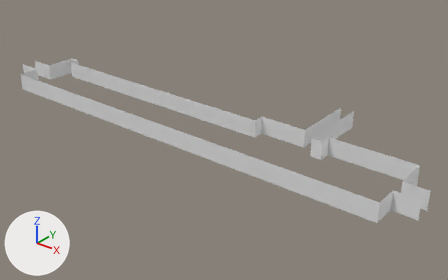
What one commit did to the OBJ model asset/3d/room/under_nmp/gg_aa_col.obj.
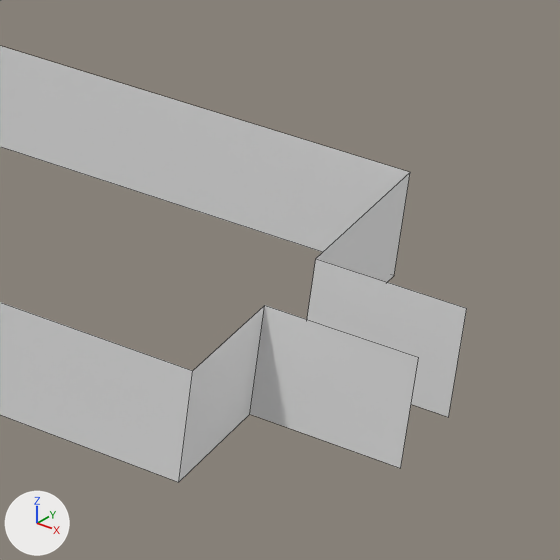
Old and new are each drawn whole from a 50 mm camera at (54.2, -36.26, 22.01) aimed at (22.61, 3.21, -2.47) and again close up on the part from 77% to 100% of the width and 48% to 85% of the height. Every picture has the same lights, and +X, +Y and +Z are marked at lower left. The close-ups show mesh edges as thin lines. Where no turn or scale is listed for an object, it has been applied to the vertices.
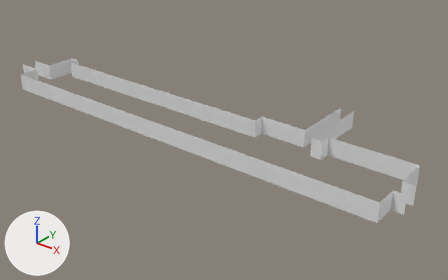
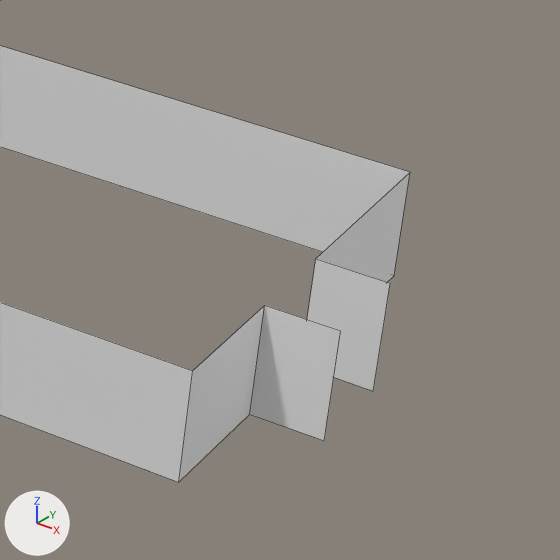
The change, as a list of edits to the scene's bpy script:
```text
Change me_cube:
    where me_cube.from_pydata(...)  # 44 vertices, 19 faces; spans x -1.0..42.5, y -3.0..9.5, z -0.8..0.8
    used by ob_cube; location = (0.0, 0.0, 0.0)
    before: 26 (42.5, 0.5, -0.8) at pixel (448, 417), 27 (42.5, 0.5, 0.8) at pixel (466, 308), 32 (42.5, -1.0, -0.8) at pixel (400, 468), 33 (42.5, -1.0, 0.8) at pixel (418, 357)
    me_cube part 1
    add for i in [26, 27, 32, 33]: me_cube.vertices[i].co += Vector((-1.0, 0.0, 0.0))
```

Where the change shows, as pixel boxes (x1, y1, x2, y2) in the close-ups (560 x 560 px; the box of a moved part takes in the faces that stretch with it):
'Cube', reshaped: before (0, 0, 467, 482); after (0, 0, 410, 482)
part 1 of me_cube, moved or reshaped: before (250, 259, 467, 468); after (250, 259, 390, 441)
